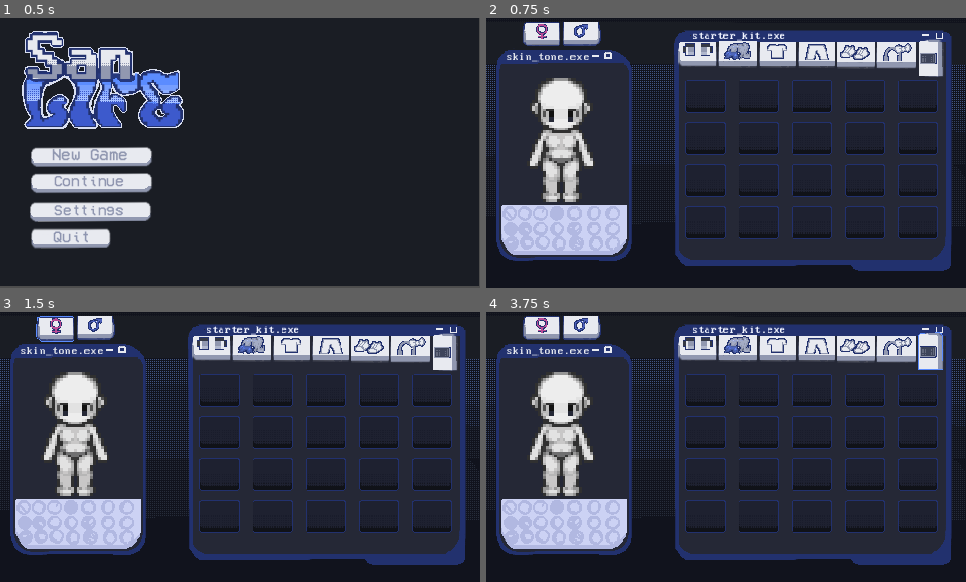
Above: before the commit, frames 1-4 (two rows, left to right).
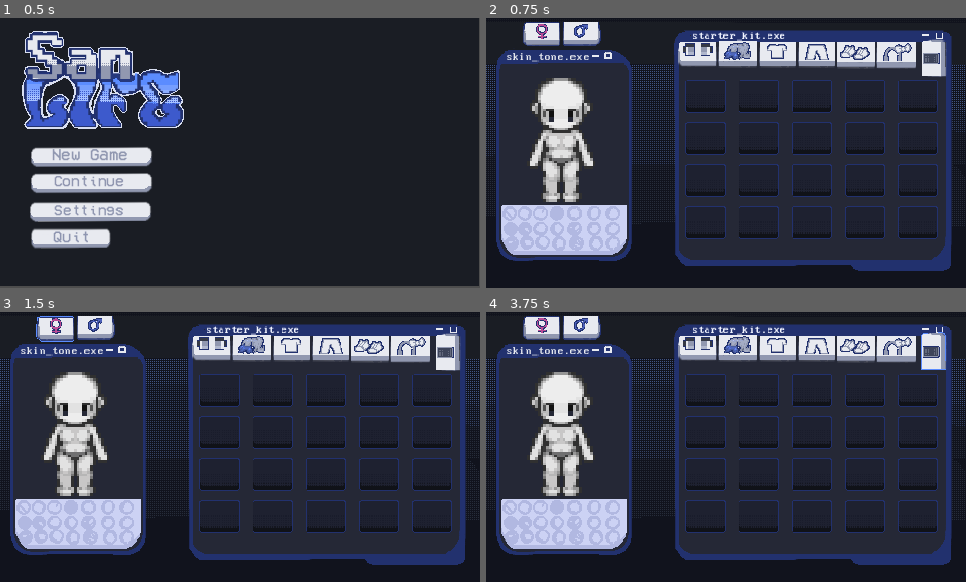
Above: after the commit, the same moments.

Repository: darkdoll4/SanLife
Game: Godot game, scene res://scenes/main_menu.tscn
Two runs of this game, one before a commit and one after it. Both use one fixed random seed, a clock stepped at 60 frames per second and the inputs below.
Inputs (mouse positions are in pixels of both pictures, inside the frame that each line leads up to):
- Up to frame 1 (0.5 s): no input
- Up to frame 2 (0.75 s): click (577, 158) at 0.5 s
- Up to frame 3 (1.5 s): click (57, 328) at 1.25 s
- Up to frame 4 (3.75 s): click (582, 328) at 2 s; click (697, 347) at 2.75 s; click (932, 352) at 3.5 s

Frame 1 is identical in both runs. In frame 2, 0.3% of the frame differs, in the area x 90-96%, y 7-22%; in frame 3, 0.3%; in frame 4, 0.4%.

Commit message:
added turning arrows, next button(shell)

Diff:
--- a/san-life/scenes/character_creator.tscn
+++ b/san-life/scenes/character_creator.tscn
@@ -108,10 +108,10 @@
 
 [node name="phone button" type="TextureButton" parent="." unique_id=1137213730]
 layout_mode = 0
-offset_left = 428.0
-offset_top = 61.999996
-offset_right = 482.0
-offset_bottom = 104.0
+offset_left = 431.0
+offset_top = 62.000004
+offset_right = 485.0
+offset_bottom = 104.00001
 rotation = -1.5744984
 scale = Vector2(0.7815635, 0.815705)
 texture_normal = ExtResource("20_ix263")
